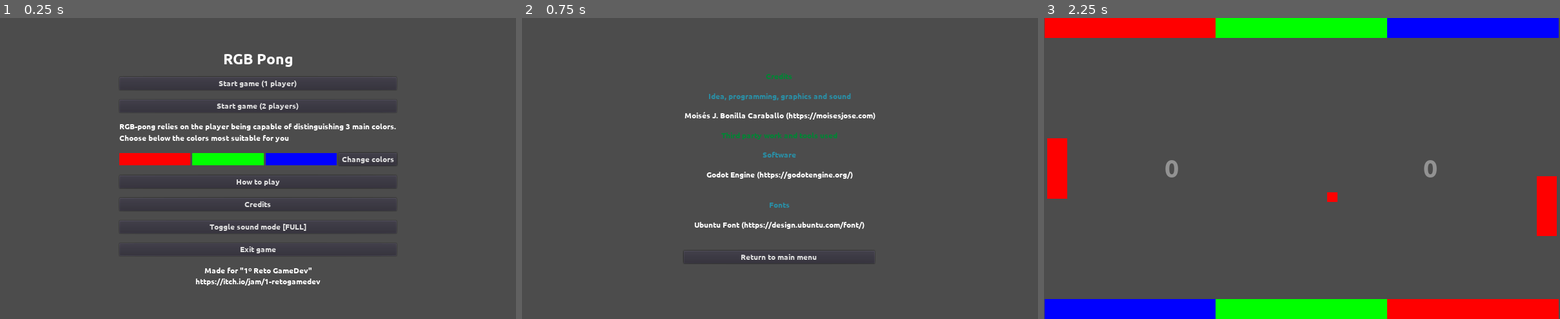
Above: before the commit, frames 1-3 (left to right).
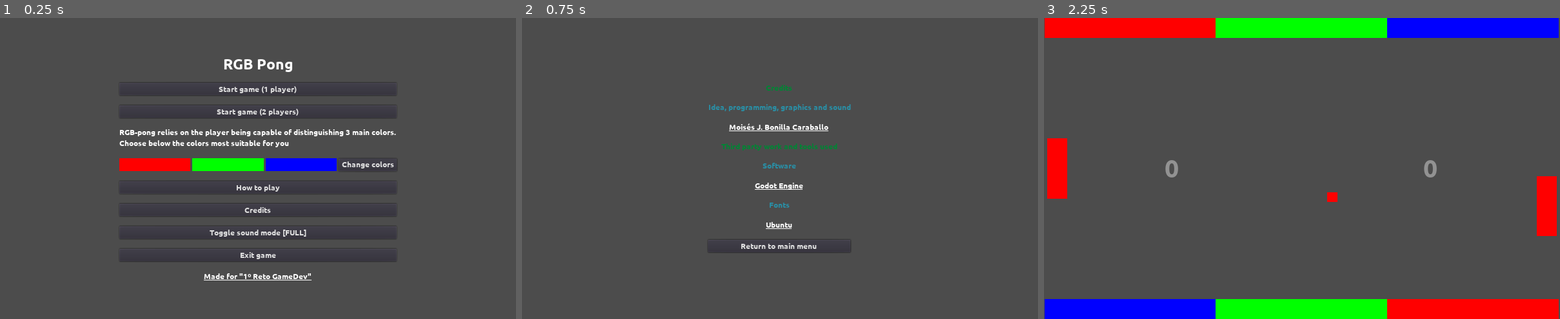
Above: after the commit, the same moments.

Repository: moisesjbc/1-retogamedev
Game: Godot game, scene res://menus/main_menu/main_menu.tscn
Same seed, same stepped clock (60 frames per second), same inputs: the game is played once before the commit and once after it.
Inputs:
- Up to frame 1 (0.25 s): no input
- Up to frame 2 (0.75 s): click "Credits" at 0.5 s
- Up to frame 3 (2.25 s): click "Return to main menu" at 1.25 s; click "Start game (1 player)" at 2 s

The runs differ from the first frame. In frame 1, 6.5% of the frame differs, in the area x 23-77%, y 11-89%; in frame 2, 3.0%; in frame 3, nothing differs.

Commit message:
Added links to menus

Diff:
--- /dev/null
+++ b/godot-project/menus/centered_link/centered_link.gd
@@ -0,0 +1,15 @@
+tool
+extends CenterContainer
+
+
+export var label = "label"
+export var href = "href"
+
+
+func _ready():
+	$link_button.text = self.label
+	$link_button.hint_tooltip = "Will open a browser window to " + self.href
+
+func _on_link_button_pressed():
+	# Source: https://godotengine.org/qa/479/adding-an-http-link-to-a-button
+	OS.shell_open(self.href)
--- /dev/null
+++ b/godot-project/menus/centered_link/centered_link.tscn
@@ -0,0 +1,28 @@
+[gd_scene load_steps=4 format=2]
+
+[ext_resource path="res://menus/centered_link/centered_link.gd" type="Script" id=1]
+[ext_resource path="res://fonts/Ubuntu-B.ttf" type="DynamicFontData" id=2]
+
+[sub_resource type="DynamicFont" id=1]
+font_data = ExtResource( 2 )
+
+[node name="centered_link" type="CenterContainer"]
+anchor_right = 1.0
+anchor_bottom = 1.0
+script = ExtResource( 1 )
+__meta__ = {
+"_edit_use_anchors_": false
+}
+
+[node name="link_button" type="LinkButton" parent="."]
+margin_left = 461.0
+margin_top = 290.0
+margin_right = 563.0
+margin_bottom = 309.0
+custom_fonts/font = SubResource( 1 )
+custom_colors/font_color = Color( 1, 1, 1, 1 )
+text = "Centered link"
+__meta__ = {
+"_editor_description_": ""
+}
+[connection signal="pressed" from="link_button" to="." method="_on_link_button_pressed"]
--- a/godot-project/menus/credits_menu/credits_menu.tscn
+++ b/godot-project/menus/credits_menu/credits_menu.tscn
@@ -1,7 +1,8 @@
-[gd_scene load_steps=4 format=2]
+[gd_scene load_steps=5 format=2]
 
 [ext_resource path="res://menus/credits_menu/credits_menu.gd" type="Script" id=1]
 [ext_resource path="res://fonts/Ubuntu-B.ttf" type="DynamicFontData" id=2]
+[ext_resource path="res://menus/centered_link/centered_link.tscn" type="PackedScene" id=3]
 
 [sub_resource type="DynamicFont" id=1]
 font_data = ExtResource( 2 )
@@ -19,14 +20,14 @@
 }
 
 [node name="VBoxContainer" type="VBoxContainer" parent="CenterContainer"]
-margin_left = 309.0
-margin_top = 109.0
-margin_right = 712.0
-margin_bottom = 490.0
+margin_left = 360.0
+margin_top = 131.0
+margin_right = 662.0
+margin_bottom = 468.0
 custom_constants/separation = 20
 
 [node name="title" type="Label" parent="CenterContainer/VBoxContainer"]
-margin_right = 403.0
+margin_right = 302.0
 margin_bottom = 19.0
 custom_fonts/font = SubResource( 1 )
 custom_colors/font_color = Color( 0, 0.519531, 0.202942, 1 )
@@ -35,24 +36,25 @@
 
 [node name="own_work_title" type="Label" parent="CenterContainer/VBoxContainer"]
 margin_top = 39.0
-margin_right = 403.0
+margin_right = 302.0
 margin_bottom = 58.0
 custom_fonts/font = SubResource( 1 )
 custom_colors/font_color = Color( 0.160784, 0.556863, 0.647059, 1 )
 text = "Idea, programming, graphics and sound"
 align = 1
 
-[node name="name_title" type="Label" parent="CenterContainer/VBoxContainer"]
+[node name="author_name" parent="CenterContainer/VBoxContainer" instance=ExtResource( 3 )]
+anchor_right = 0.0
+anchor_bottom = 0.0
 margin_top = 78.0
-margin_right = 403.0
+margin_right = 302.0
 margin_bottom = 97.0
-custom_fonts/font = SubResource( 1 )
-text = "Moisés J. Bonilla Caraballo (https://moisesjose.com)"
-align = 1
+label = "Moisés J. Bonilla Caraballo"
+href = "https://moisesjose.com/"
 
 [node name="third_party_work_title" type="Label" parent="CenterContainer/VBoxContainer"]
 margin_top = 117.0
-margin_right = 403.0
+margin_right = 302.0
 margin_bottom = 136.0
 custom_fonts/font = SubResource( 1 )
 custom_colors/font_color = Color( 0, 0.519531, 0.202942, 1 )
@@ -61,44 +63,44 @@
 
 [node name="software_title" type="Label" parent="CenterContainer/VBoxContainer"]
 margin_top = 156.0
-margin_right = 403.0
+margin_right = 302.0
 margin_bottom = 175.0
 custom_fonts/font = SubResource( 1 )
 custom_colors/font_color = Color( 0.160784, 0.556863, 0.647059, 1 )
 text = "Software"
 align = 1
 
-[node name="software" type="Label" parent="CenterContainer/VBoxContainer"]
+[node name="software" parent="CenterContainer/VBoxContainer" instance=ExtResource( 3 )]
+anchor_right = 0.0
+anchor_bottom = 0.0
 margin_top = 195.0
-margin_right = 403.0
-margin_bottom = 236.0
-custom_fonts/font = SubResource( 1 )
-text = "Godot Engine (https://godotengine.org/)
-"
-align = 1
+margin_right = 302.0
+margin_bottom = 214.0
+label = "Godot Engine"
+href = "https://godotengine.org/"
 
 [node name="fonts_title" type="Label" parent="CenterContainer/VBoxContainer"]
-margin_top = 256.0
-margin_right = 403.0
-margin_bottom = 275.0
+margin_top = 234.0
+margin_right = 302.0
+margin_bottom = 253.0
 custom_fonts/font = SubResource( 1 )
 custom_colors/font_color = Color( 0.160784, 0.556863, 0.647059, 1 )
 text = "Fonts"
 align = 1
 
-[node name="fonts" type="Label" parent="CenterContainer/VBoxContainer"]
-margin_top = 295.0
-margin_right = 403.0
-margin_bottom = 336.0
-custom_fonts/font = SubResource( 1 )
-text = "Ubuntu Font (https://design.ubuntu.com/font/)
-"
-align = 1
+[node name="ubuntu_font" parent="CenterContainer/VBoxContainer" instance=ExtResource( 3 )]
+anchor_right = 0.0
+anchor_bottom = 0.0
+margin_top = 273.0
+margin_right = 302.0
+margin_bottom = 292.0
+label = "Ubuntu"
+href = "https://design.ubuntu.com/font/"
 
 [node name="return_to_main_menu_button" type="Button" parent="CenterContainer/VBoxContainer"]
-margin_top = 356.0
-margin_right = 403.0
-margin_bottom = 381.0
+margin_top = 312.0
+margin_right = 302.0
+margin_bottom = 337.0
 size_flags_vertical = 2
 custom_fonts/font = SubResource( 1 )
 text = "Return to main menu"
--- a/godot-project/menus/main_menu/main_menu.tscn
+++ b/godot-project/menus/main_menu/main_menu.tscn
@@ -1,8 +1,9 @@
-[gd_scene load_steps=6 format=2]
+[gd_scene load_steps=7 format=2]
 
 [ext_resource path="res://menus/main_menu/main_menu.gd" type="Script" id=1]
 [ext_resource path="res://menus/main_menu/colors_selector.gd" type="Script" id=2]
 [ext_resource path="res://fonts/Ubuntu-B.ttf" type="DynamicFontData" id=3]
+[ext_resource path="res://menus/centered_link/centered_link.tscn" type="PackedScene" id=4]
 
 [sub_resource type="DynamicFont" id=1]
 size = 30
@@ -25,18 +26,13 @@
 
 [node name="VBoxContainer" type="VBoxContainer" parent="CenterContainer"]
 margin_left = 220.0
-margin_top = 65.0
+margin_top = 76.0
 margin_right = 804.0
-margin_bottom = 536.0
+margin_bottom = 525.0
 custom_constants/separation = 20
 
-[node name="HBoxContainer" type="CenterContainer" parent="CenterContainer/VBoxContainer"]
+[node name="title" type="Label" parent="CenterContainer/VBoxContainer"]
 margin_right = 584.0
-margin_bottom = 34.0
-
-[node name="title" type="Label" parent="CenterContainer/VBoxContainer/HBoxContainer"]
-margin_left = 221.0
-margin_right = 362.0
 margin_bottom = 34.0
 custom_fonts/font = SubResource( 1 )
 text = "RGB Pong"
@@ -129,14 +125,14 @@
 custom_fonts/font = SubResource( 2 )
 text = "Exit game"
 
-[node name="ludum_dare_label" type="Label" parent="CenterContainer/VBoxContainer"]
+[node name="jam_link" parent="CenterContainer/VBoxContainer" instance=ExtResource( 4 )]
+anchor_right = 0.0
+anchor_bottom = 0.0
 margin_top = 430.0
 margin_right = 584.0
-margin_bottom = 471.0
-custom_fonts/font = SubResource( 2 )
-text = "Made for \"1º Reto GameDev\"
-https://itch.io/jam/1-retogamedev"
-align = 1
+margin_bottom = 449.0
+label = "Made for \"1º Reto GameDev\""
+href = "https://itch.io/jam/1-retogamedev"
 [connection signal="pressed" from="CenterContainer/VBoxContainer/start_game_1_player_button" to="." method="_on_start_game_1_player_button_pressed"]
 [connection signal="pressed" from="CenterContainer/VBoxContainer/start_game_2_players_button" to="." method="_on_start_game_2_players_button_pressed"]
 [connection signal="pressed" from="CenterContainer/VBoxContainer/colors_selector/change_colors_button" to="CenterContainer/VBoxContainer/colors_selector" method="_on_change_colors_button_pressed"]
